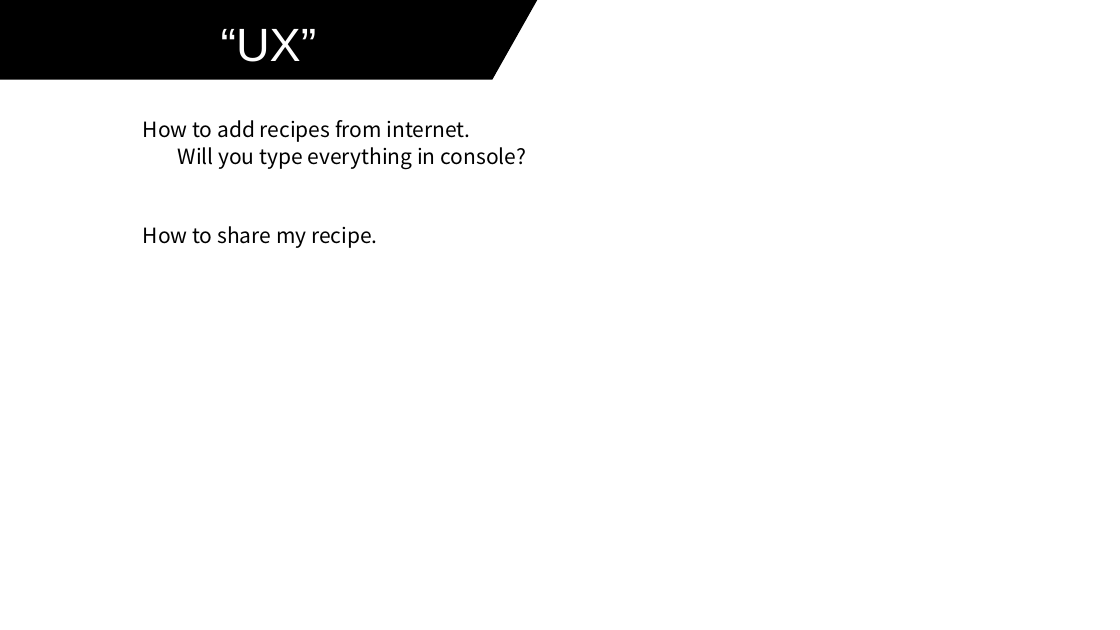
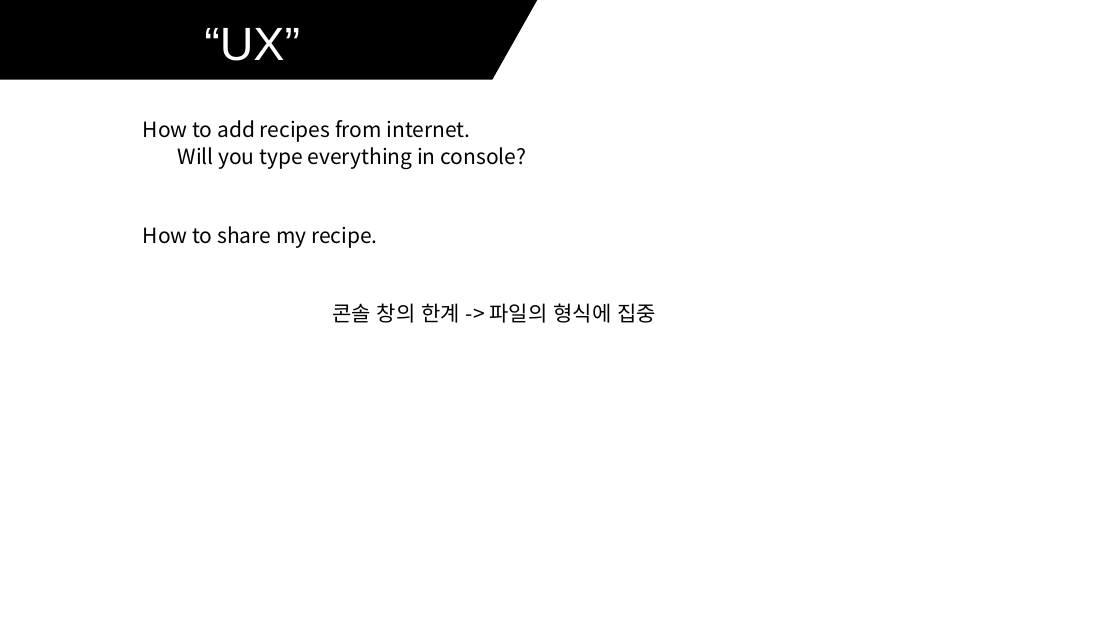
Before and after one commit to IamGroooooot/IIKH, a slide deck: slide 6 of Team1-IIKH.pptx. Drawn at 1120x630 pixels with LibreOffice and Linux fonts; fonts in the diff are those of the drawing. Boxes give left, top, right and bottom in pixels: in the first picture for what was removed or moved away, otherwise in the second. Text is boxed around its words. In the diff, an @@ line names an element or a change of style, - is before the commit and + after.

```diff
--- a/Team1-IIKH.pptx
+++ b/Team1-IIKH.pptx
@@ text "“UX”": place and size @@
-text "“UX”" at (221,29,317,62)
+text "“UX”" at (204,28,300,61)
@@ text added at (332,303,656,323), 18 pt, text #000000 @@
+콘솔 창의 한계 -> 파일의 형식에 집중
```
Also in this commit, not shown: 1 other slide changed, 2 slides added.
